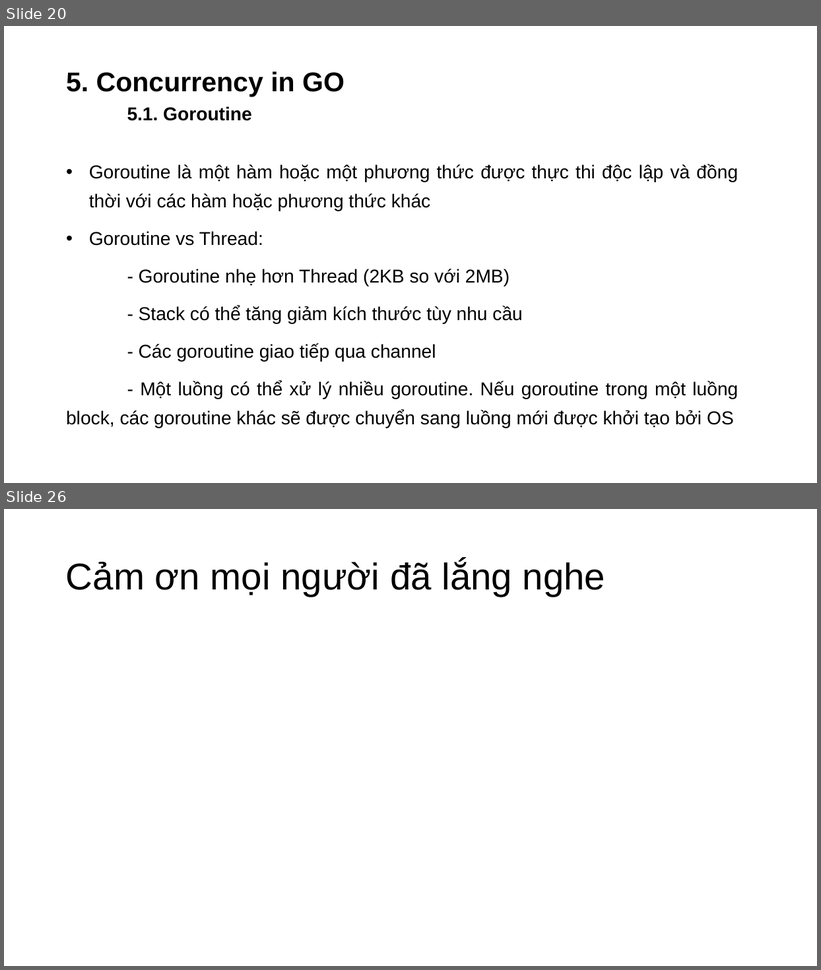
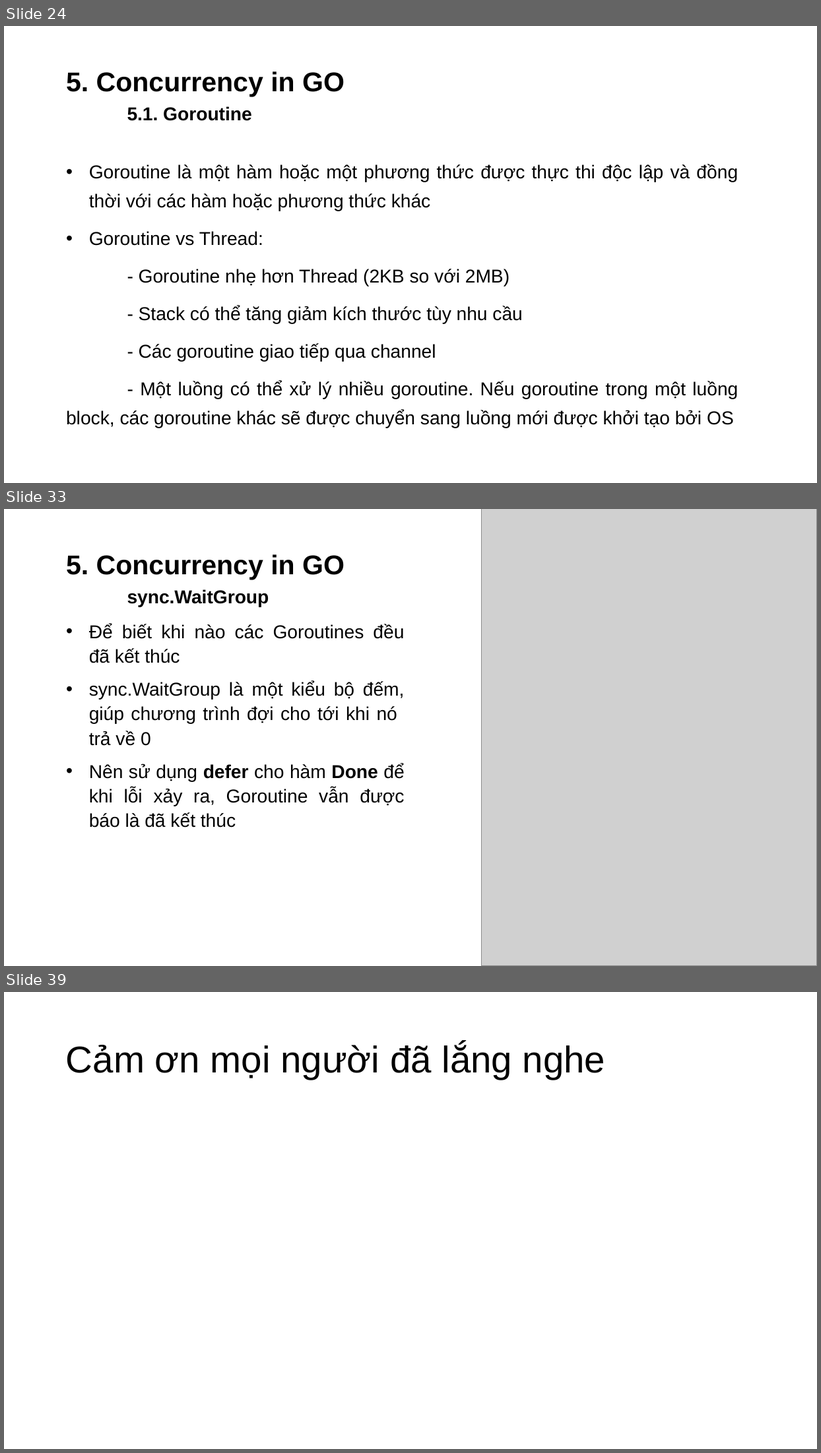
Before and after one commit to dangnm9699/Learn-Golang, a slide deck: Problem and Solution in Concurrency.pptx. Shown one above the other, each under a label of ours: slides 20 and 26 before the commit, slides 24, 33 and 39 after it; the slides between them are not shown. The pictures are 821x970 and 821x1453 pixels, drawn with LibreOffice and Linux fonts; fonts in the diff are those of the drawing; grey boxes stand for pictures. Boxes give left, top, right and bottom in pixels: in the first picture for what was removed or moved away, otherwise in the second. Text is boxed around its words. In the diff, an @@ line names an element or a change of style, - is before the commit and + after.

```diff
--- a/Problem and Solution in Concurrency.pptx
+++ b/Problem and Solution in Concurrency.pptx
@@ slide 33 added at box(4, 509, 817, 966), background #FFFFFF @@
@@ picture added at box(482, 509, 817, 966) @@
@@ title added at box(66, 555, 345, 607), 32 pt, text #000000, bold @@
+5. Concurrency in GO
+sync.WaitGroup
@@ text added at box(89, 624, 405, 828), 22 pt, text #000000 @@
+• Để biết khi nào các Goroutines đều đã kết thúc
+• sync.WaitGroup là một kiểu bộ đếm, giúp chương trình đợi cho tới khi nó trả về 0
+• Nên sử dụng defer cho hàm Done để khi lỗi xảy ra, Goroutine vẫn được báo là đã kết thúc
@@ what was slide 20 is now slide 24 @@
@@ what was slide 26 is now slide 39 @@
```
Also in this commit, not shown: 7 slides changed, 18 other slides added, 6 slides removed, 1 other file.
